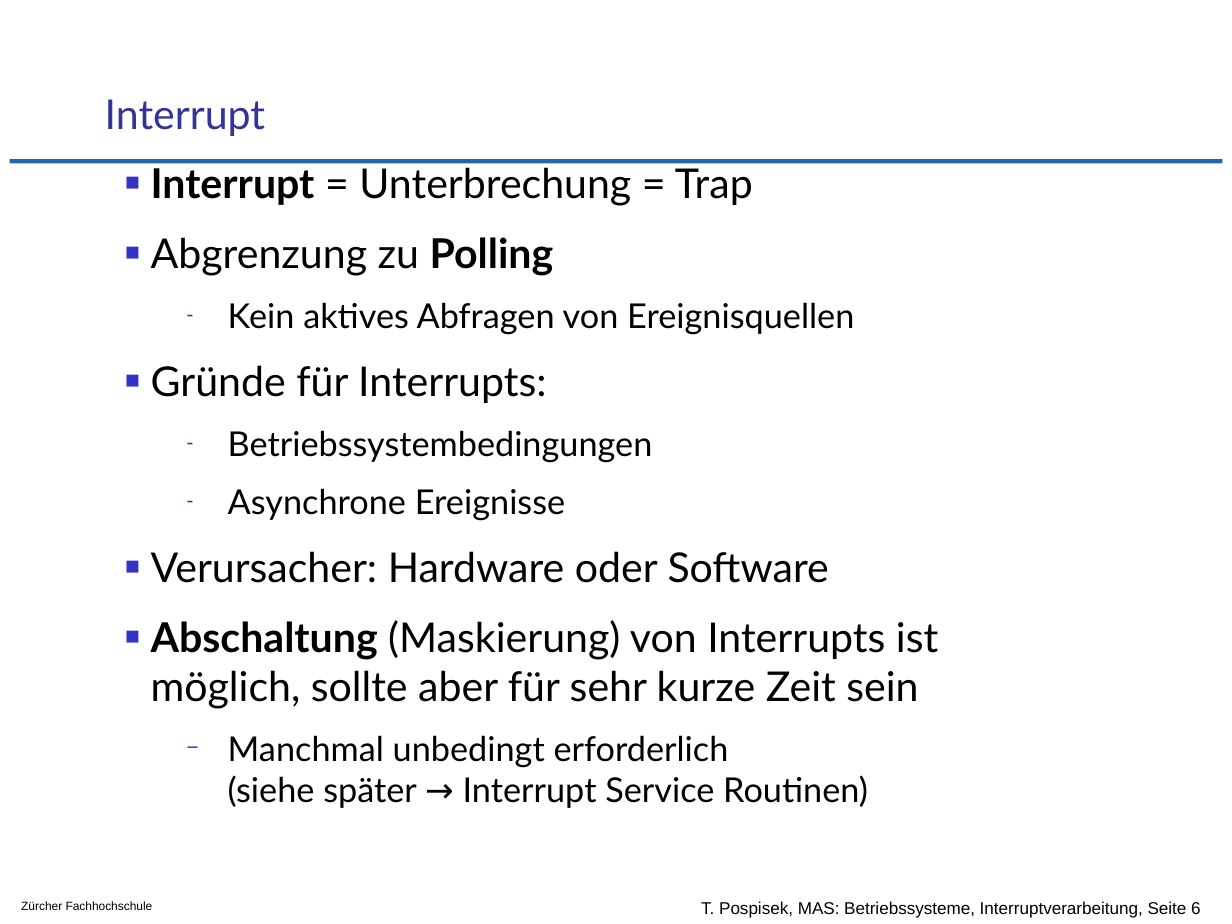
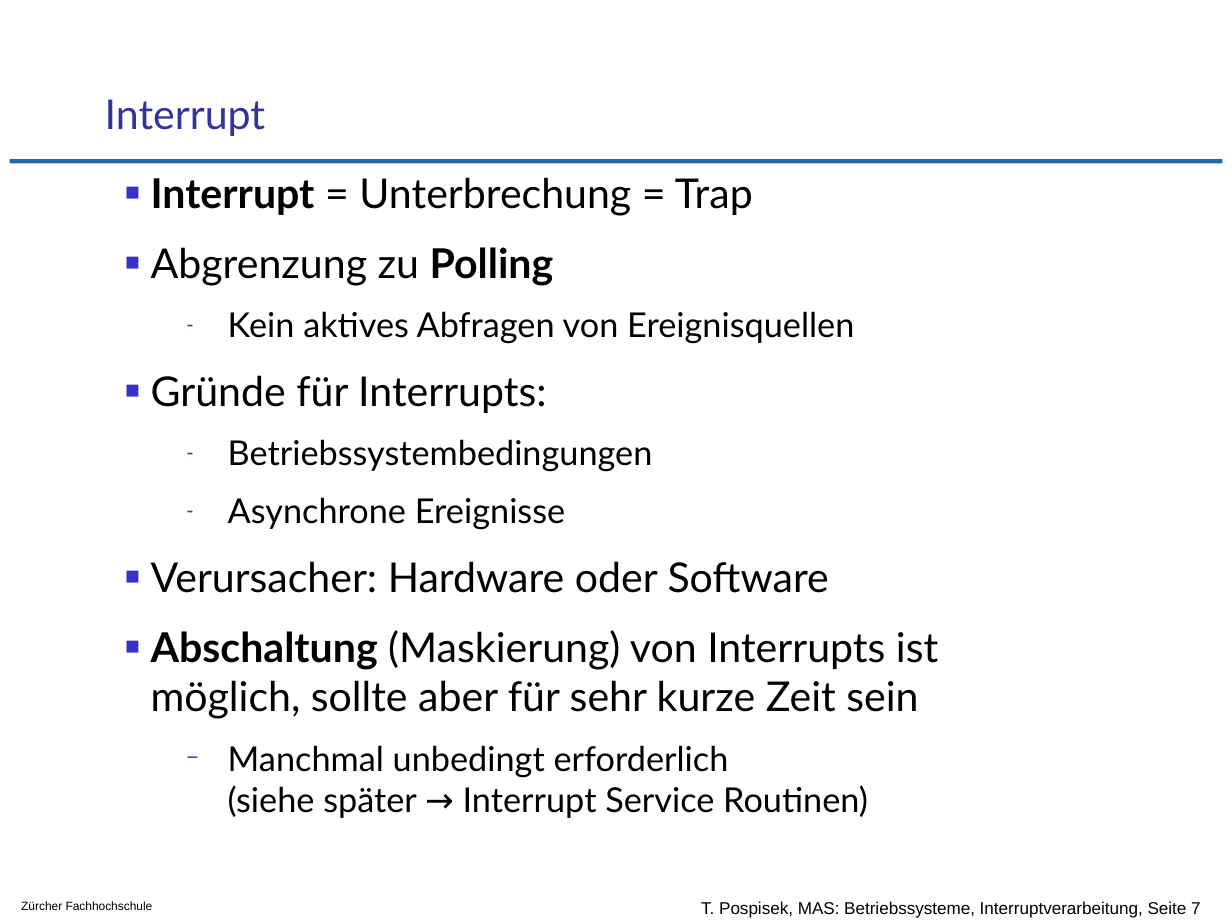
Before and after one commit to tpo/betriebssysteme, a slide deck: slide 7 of 04-3_Interruptverarbeitung in Betriebssystemen.odp (slide 6 before the commit). Drawn at 1232x924 pixels with LibreOffice and Linux fonts; fonts in the diff are those of the drawing; background and template pictures are left out. Boxes give left, top, right and bottom in pixels: in the first picture for what was removed or moved away, otherwise in the second. Text is boxed around its words. In the diff, an @@ line names an element or a change of style, - is before the commit and + after.

```diff
--- a/04-3_Interruptverarbeitung in Betriebssystemen.odp
+++ b/04-3_Interruptverarbeitung in Betriebssystemen.odp
@@ text "Interrupt = Unterbrechung = Trap" rewrapped from (151, 162, 938, 808) to (151, 177, 938, 818) @@
@@ text at (701, 901, 1201, 918): text changed @@
-T. Pospisek, MAS: Betriebssysteme, Interruptverarbeitung, Seite 6
+T. Pospisek, MAS: Betriebssysteme, Interruptverarbeitung, Seite 7
```
Also in this commit, not shown: 4 other slides changed, 1 slide added, 15 other files.
